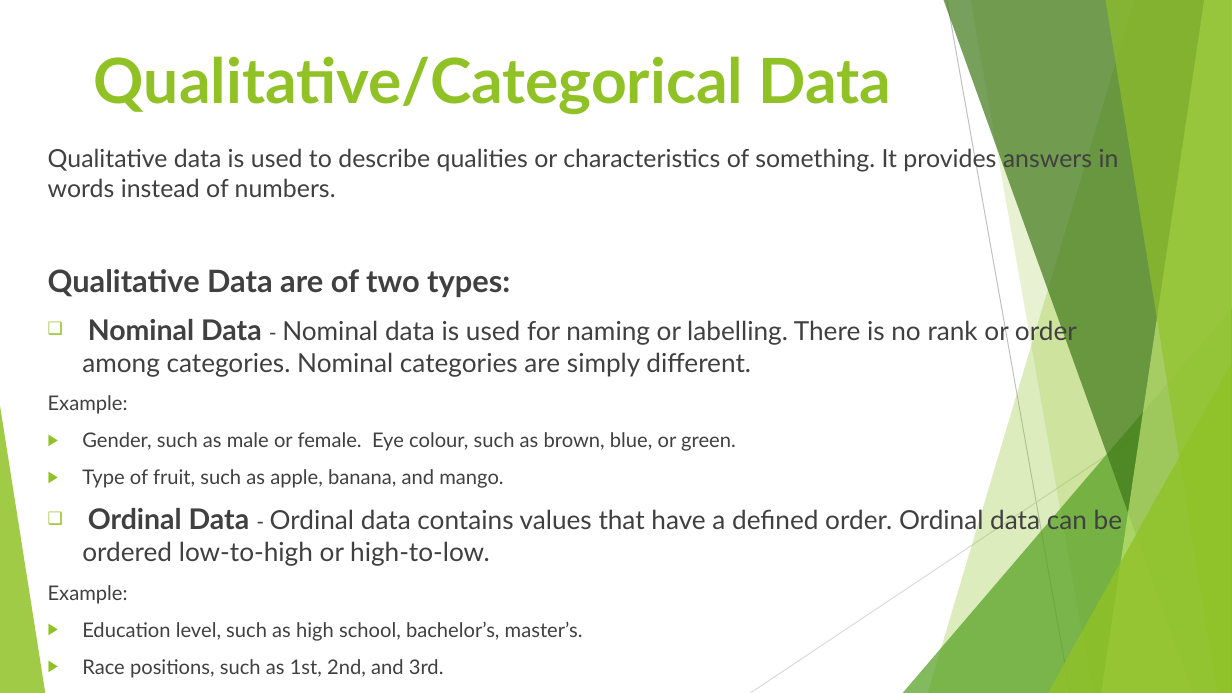
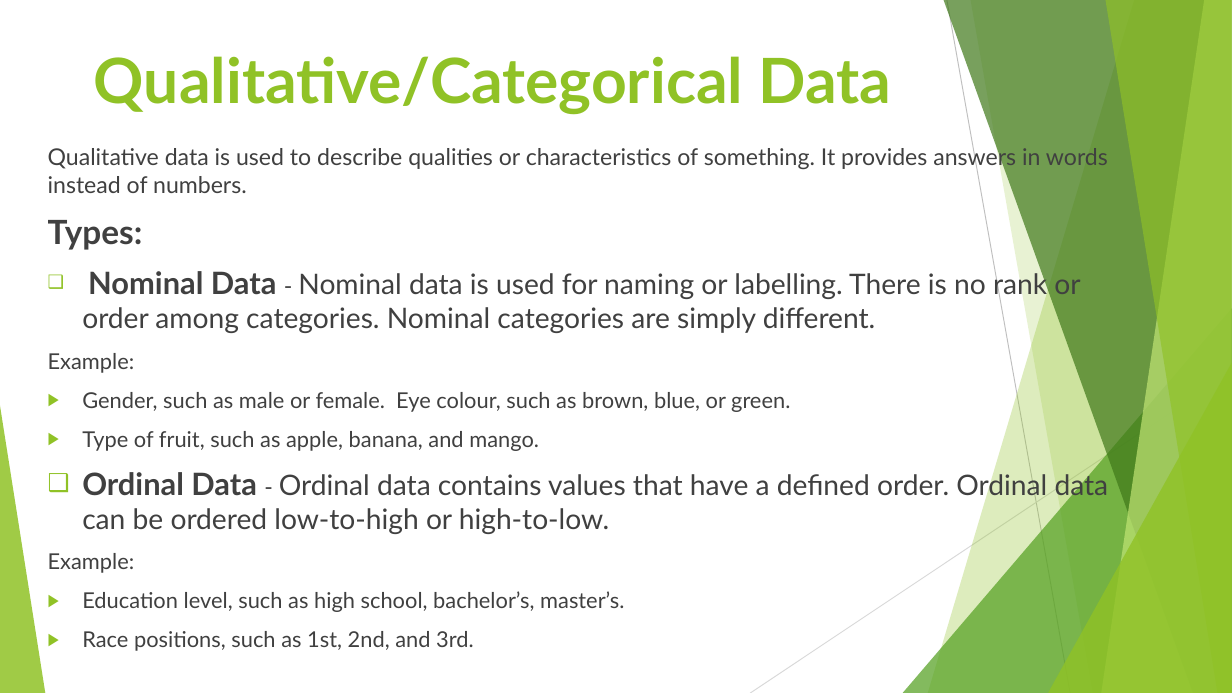
Before and after one commit to gayatribhoyar00/Data-Analyst-Notes, a slide deck: slide 8 of STATISTICS.pptx. Drawn at 1232x693 pixels with LibreOffice and Linux fonts; fonts in the diff are those of the drawing. Boxes give left, top, right and bottom in pixels: in the first picture for what was removed or moved away, otherwise in the second. Text is boxed around its words. In the diff, an @@ line names an element or a change of style, - is before the commit and + after.

```diff
--- a/STATISTICS.pptx
+++ b/STATISTICS.pptx
@@ text at (x1=48, y1=145, x2=1109, y2=651): size 19.4 to 18 pt in "Qualitative data is used to describe qualities ..."; size 22.2 to 24 pt in "Nominal Data", "Ordinal Data"; size 16.6 to 18 pt in "-", "-"; size 20.4 to 22 pt in "Nominal data is used for naming or ...", "Ordinal data contains values that have a ..."; size 15.7 to 17 pt in "Example:", "Gender, such as male or female. Eye ...", "Type of fruit, such as apple, banana, ...", "Example:" and 2 more places @@
@@ text at (x1=48, y1=220, x2=143, y2=250): text changed; size 24.1 to 26 pt @@
-Qualitative Data are of two types:
+Types:
```
Also in this commit, not shown: 5 other slides changed.
